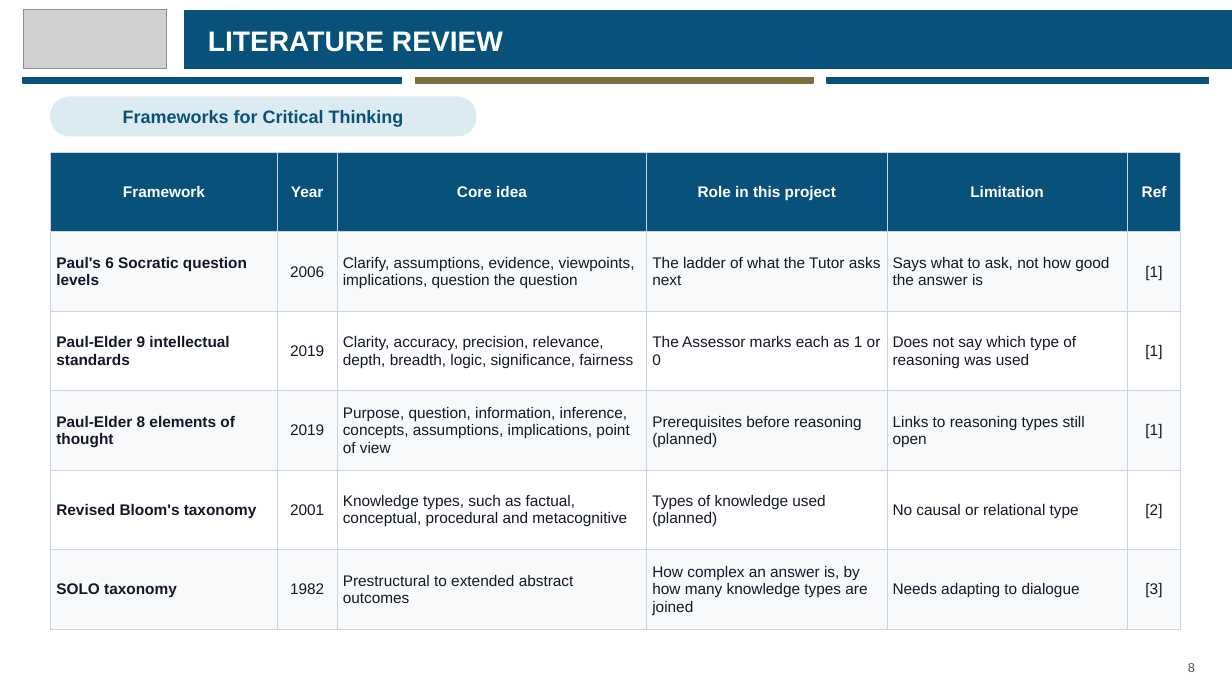
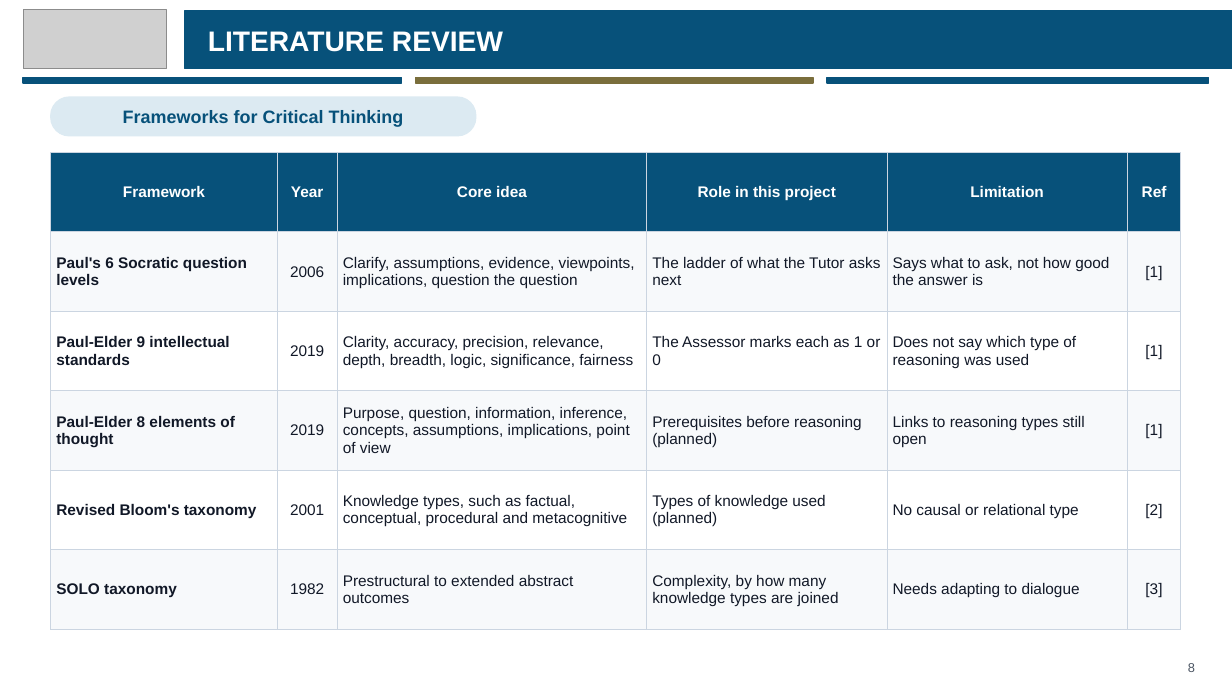
Before and after one commit to eusoffamir/Socratic-AI, a slide deck: slide 8 of docs/defence/Socratic AI Proposal Defence.pptx. Drawn at 1232x693 pixels with LibreOffice and Linux fonts; fonts in the diff are those of the drawing; grey boxes stand for pictures. Boxes give left, top, right and bottom in pixels: in the first picture for what was removed or moved away, otherwise in the second. Text is boxed around its words. In the diff, an @@ line names an element or a change of style, - is before the commit and + after.

```diff
--- a/docs/defence/Socratic AI Proposal Defence.pptx
+++ b/docs/defence/Socratic AI Proposal Defence.pptx
@@ table at (51,152,1181,629) @@
-row 6, column 4: How complex an answer is, by how many knowledge types are joined
+row 6, column 4: Complexity, by how many knowledge types are joined
```
Also in this commit, not shown: 13 other slides changed, 5 other files.
